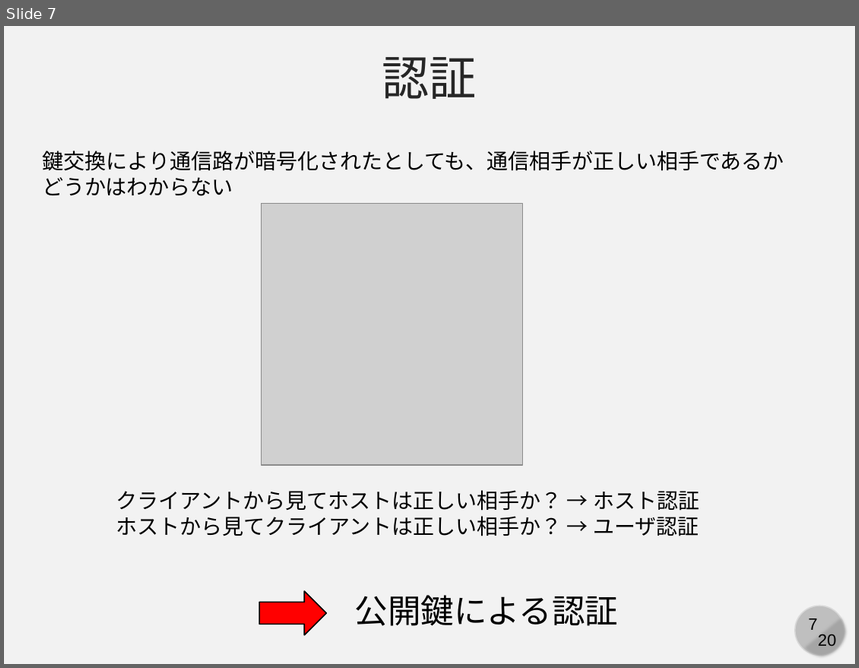
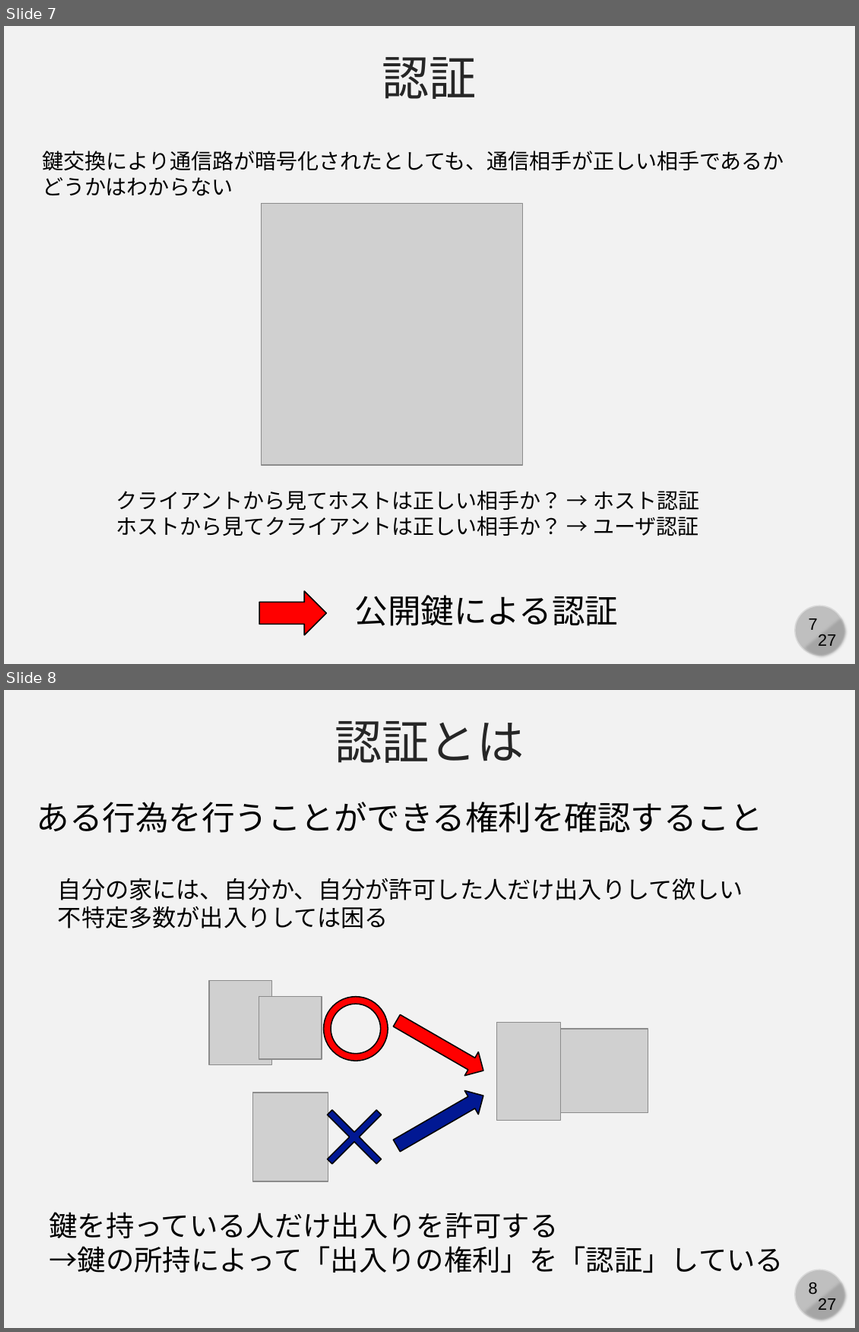
Before and after one commit to cpss2026-git/cpss2026-git.github.io, a slide deck: 02-lecture-git-advanced/slides/02-b-ssh.pptx. Shown one above the other, each under a label of ours: slide 7 before the commit, slides 7 and 8 after it. The pictures are 859x668 and 859x1332 pixels, drawn with LibreOffice and Linux fonts; fonts in the diff are those of the drawing; grey boxes stand for pictures. Boxes give left, top, right and bottom in pixels: in the first picture for what was removed or moved away, otherwise in the second. Text is boxed around its words. In the diff, an @@ line names an element or a change of style, - is before the commit and + after.

```diff
--- a/02-lecture-git-advanced/slides/02-b-ssh.pptx
+++ b/02-lecture-git-advanced/slides/02-b-ssh.pptx
@@ slide 8 added at [4,690,855,1328], background #F2F2F2; not listed: 4 template elements that a slide beside it also shows @@
@@ text added at [335,721,525,763], 40 pt, text #262626 @@
+認証とは
@@ text added at [37,802,763,833], 28 pt, text #000000 @@
+ある行為を行うことができる権利を確認すること
@@ text added at [58,878,743,929], 20 pt, text #000000 @@
+自分の家には、自分か、自分が許可した人だけ出入りして欲しい
+不特定多数が出入りしては困る
@@ picture added at [209,981,272,1065] @@
@@ picture added at [259,996,322,1059] @@
@@ donut added at [324,996,388,1060], fill #FF0000, outline #000000 1 pt @@
@@ right arrow added at [390,1009,491,1083], fill #FF0000, outline #000000 1 pt @@
@@ picture added at [496,1023,560,1121] @@
@@ picture added at [560,1029,648,1113] @@
@@ picture added at [253,1093,328,1182] @@
@@ plus added at [305,1088,404,1187], fill #011893, outline #000000 1 pt @@
@@ right arrow added at [390,1084,491,1157], fill #011893, outline #000000 1 pt @@
@@ text added at [49,1212,784,1274], 24 pt, text #000000 @@
+鍵を持っている人だけ出入りを許可する
+→鍵の所持によって「出入りの権利」を「認証」している
@@ slide 7 changed as well @@
@@ text at [818,635,836,646]: text changed @@
-20
+27
```
Also in this commit, not shown: 19 other slides changed, 6 other slides added, 1 other file.
